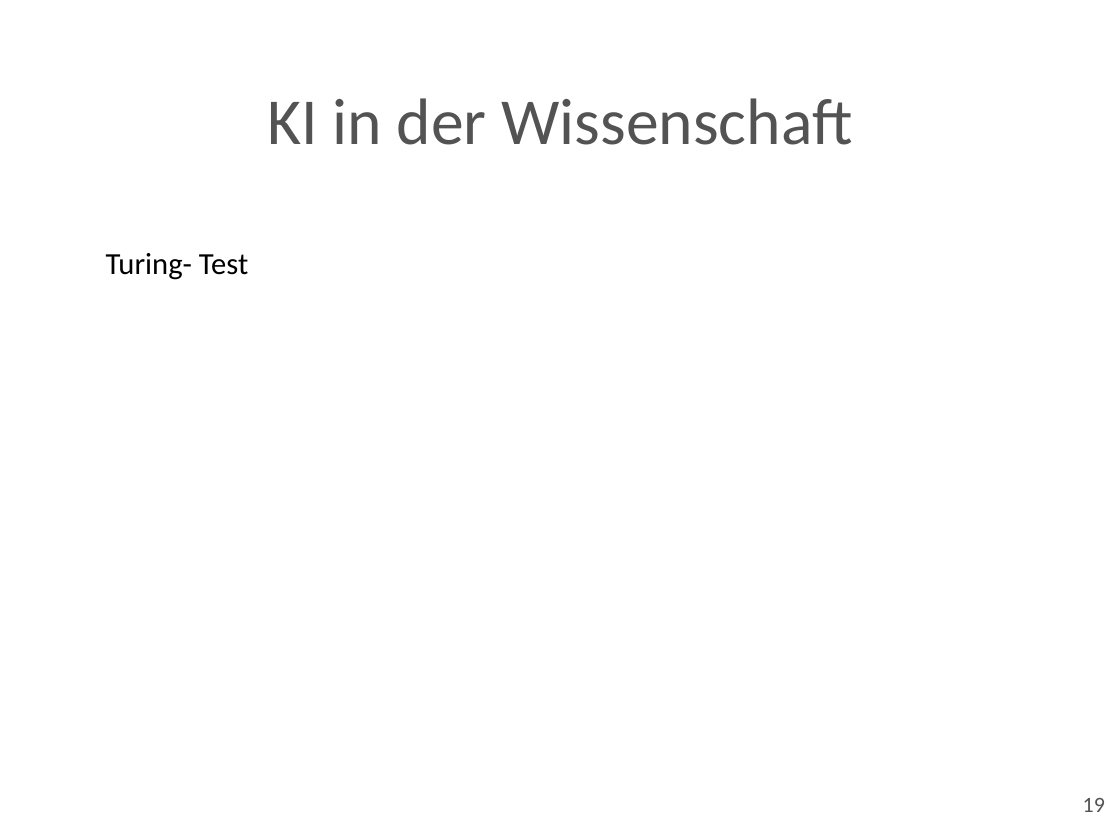
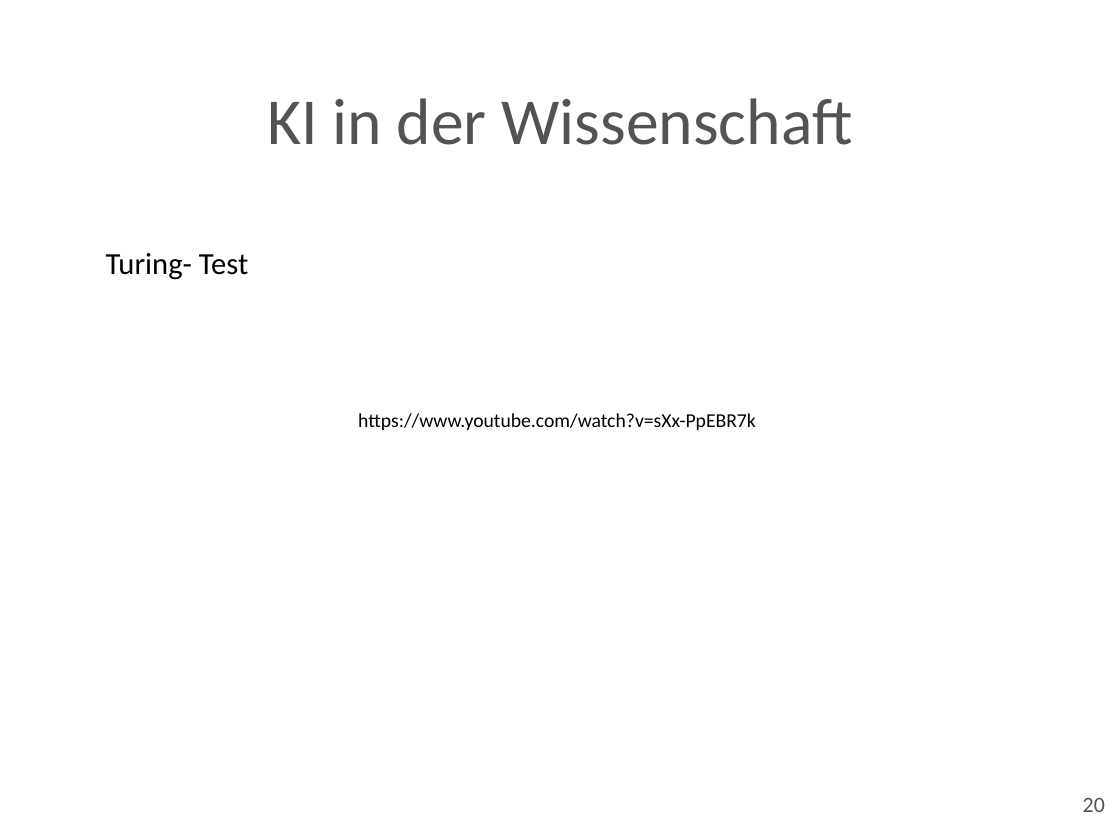
Before and after one commit to Franzi93/Seminar, a slide deck: slide 20 of Präsentation/Künstliche Intelligenz.odp (slide 19 before the commit). Drawn at 1120x840 pixels with LibreOffice and Linux fonts; fonts in the diff are those of the drawing; background and template pictures are left out. Boxes give left, top, right and bottom in pixels: in the first picture for what was removed or moved away, otherwise in the second. Text is boxed around its words. In the diff, an @@ line names an element or a change of style, - is before the commit and + after.

```diff
--- a/Präsentation/Künstliche Intelligenz.odp
+++ b/Präsentation/Künstliche Intelligenz.odp
@@ free added at <box>350,404,765,436</box>, 18 pt, text #000000 @@
+https://www.youtube.com/watch?v=sXx-PpEBR7k
@@ page number at <box>1083,798,1105,812</box>: text changed @@
-19
+20
```
Also in this commit, not shown: 3 other slides changed, 1 slide added, 5 other files.
